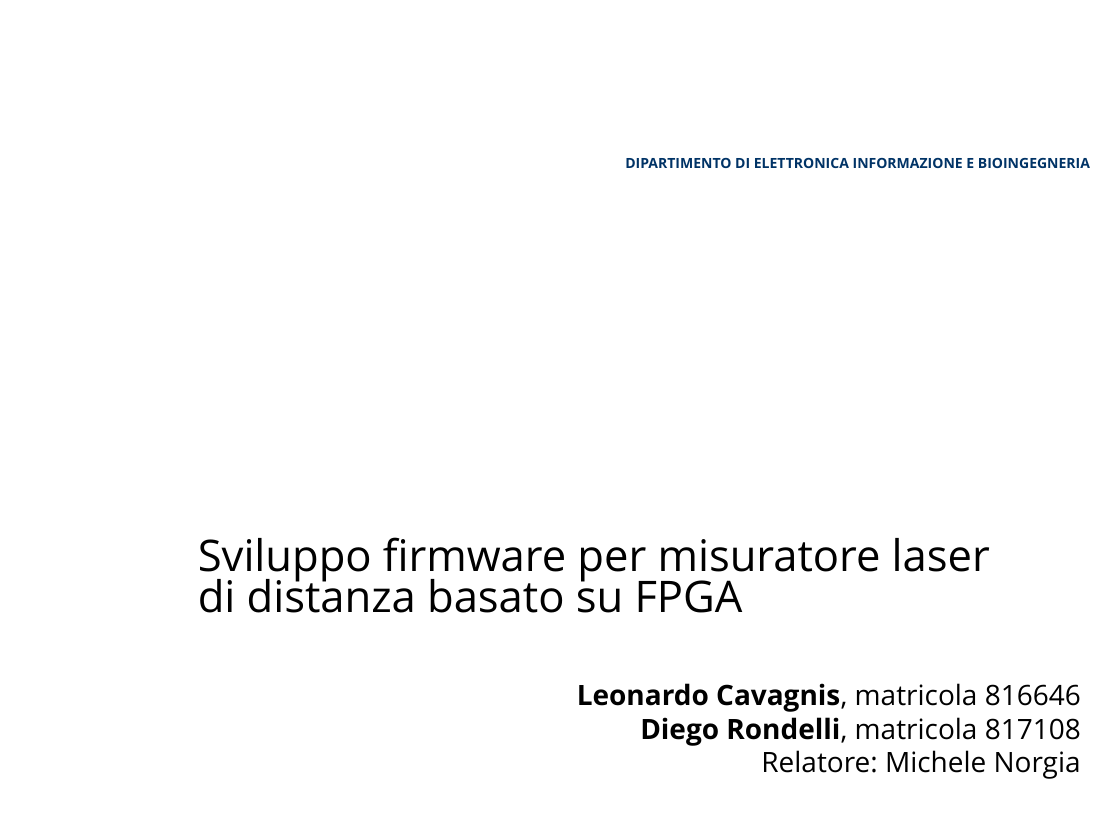
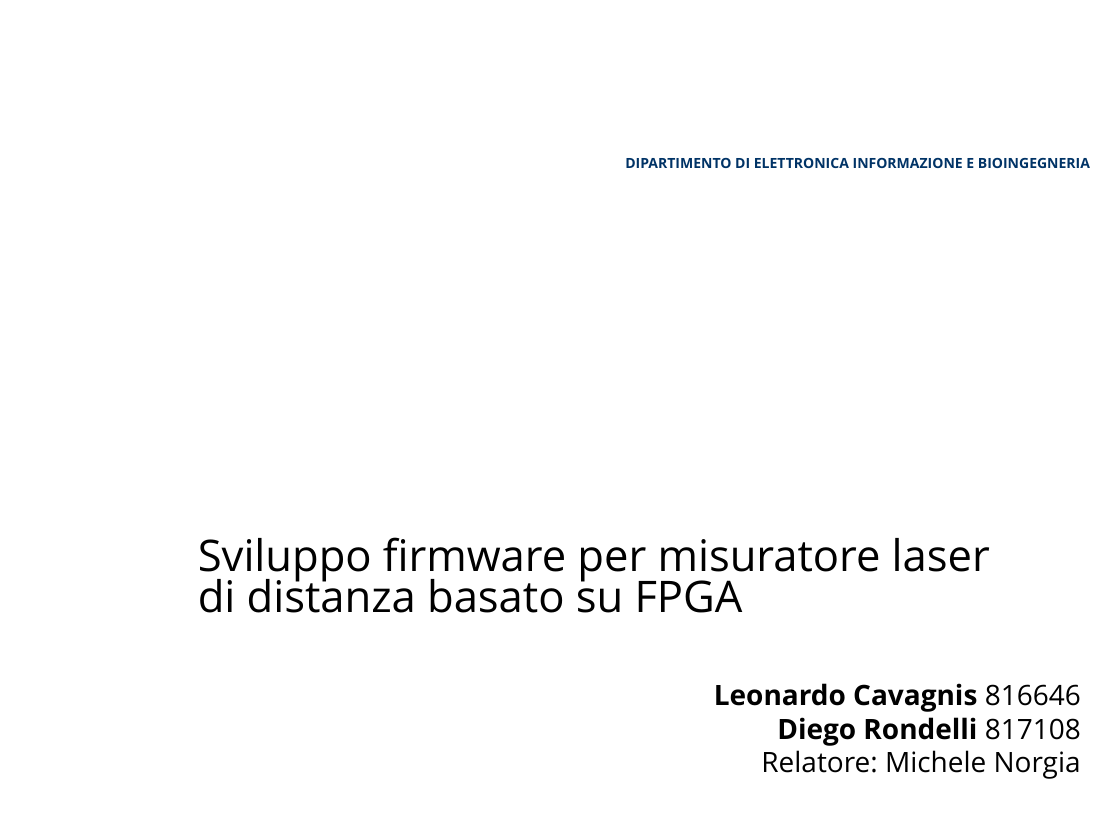
Before and after one commit to lcavagnispolimi/thesis_latex, a slide deck: slide 1 of presentazione_discussione.pptx. Drawn at 1120x840 pixels with LibreOffice and Linux fonts; fonts in the diff are those of the drawing; background and template pictures are left out. Boxes give left, top, right and bottom in pixels: in the first picture for what was removed or moved away, otherwise in the second. Text is boxed around its words. In the diff, an @@ line names an element or a change of style, - is before the commit and + after.

```diff
--- a/presentazione_discussione.pptx
+++ b/presentazione_discussione.pptx
@@ text "Leonardo Cavagnis 816646 Diego Rondelli ...": place and size @@
-text "Leonardo Cavagnis 816646 Diego Rondelli ..." at bbox=[577, 683, 1081, 779]
+text "Leonardo Cavagnis 816646 Diego Rondelli ..." at bbox=[714, 683, 1081, 779]
@@ text at bbox=[714, 683, 1081, 746]: text changed; bold on @@
-Leonardo Cavagnis, matricola 816646
-Diego Rondelli, matricola 817108
+Leonardo Cavagnis 816646
+Diego Rondelli 817108
```
Also in this commit, not shown: 17 other slides changed, 2 slides added.
